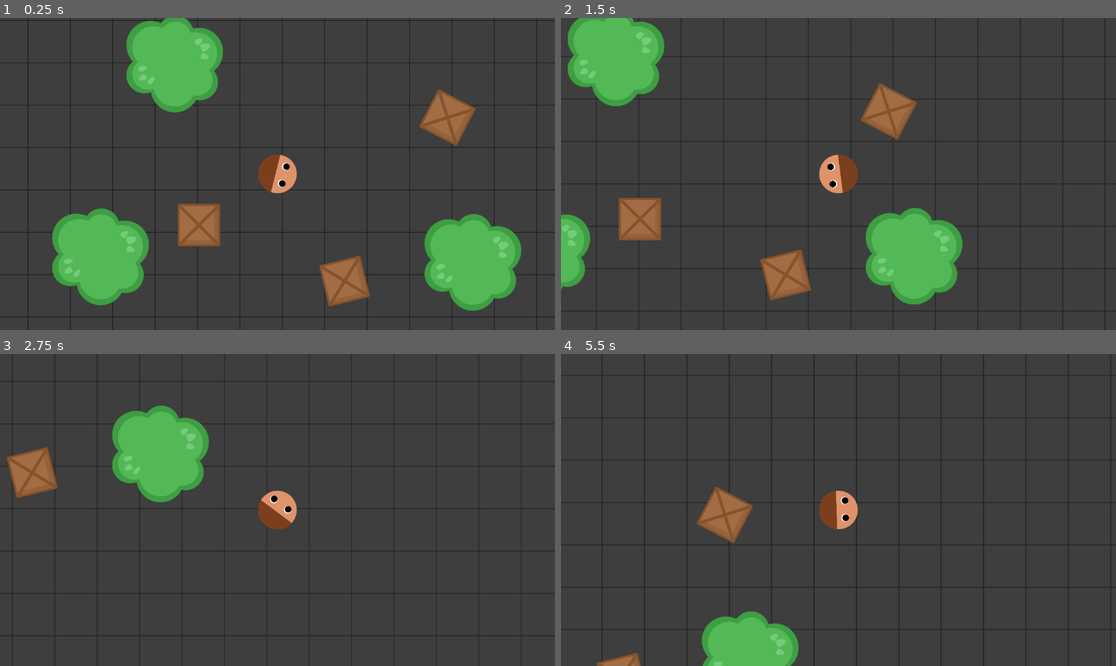
Above: before the commit, frames 1-4 (two rows, left to right).
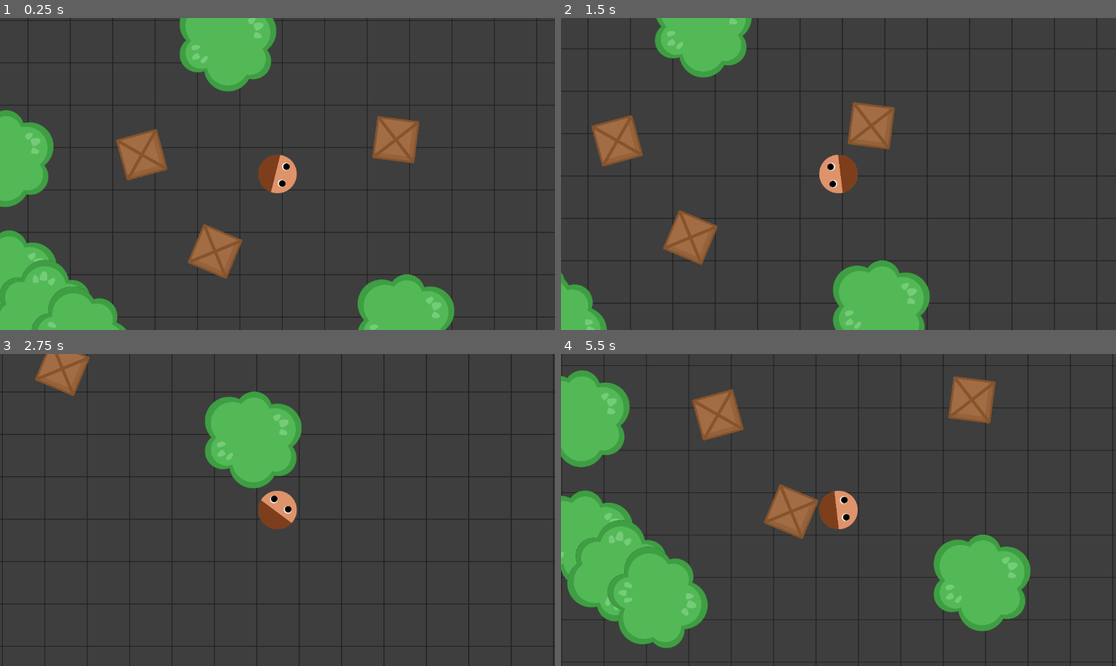
Above: after the commit, the same moments.

Repository: RafalCalinski/NapoliJuve
Game: Godot game, scene res://Scenes/main_world.tscn
The game is run twice, just before and just after one commit, with the same random seed, the same clock (stepped at 60 frames per second) and the same inputs.
Inputs (mouse positions are in pixels of both pictures, inside the frame that each line leads up to):
- Up to frame 1 (0.25 s): no input
- Up to frame 2 (1.5 s): tap Enter at 0.5 s; move the mouse to (960, 158) at 0.52 s; hold D (Right) 0.53-1.28 s; click (960, 158) at 0.6 s; move the mouse to (727, 189) at 1.27 s; hold S (Down) from 1.28 s (still down); click (727, 189) at 1.35 s
- Up to frame 3 (2.75 s): move the mouse to (333, 441) at 2.02 s; release S (Down) at 2.03 s; hold D (Right) from 2.03 s (still down); click (333, 441) at 2.1 s
- Up to frame 4 (5.5 s): move the mouse to (810, 572) at 2.77 s; release D (Right) at 2.78 s; hold W (Up) 2.78-3.53 s; click (810, 572) at 2.85 s; move the mouse to (1005, 556) at 3.52 s; hold A (Left) 3.53-5.03 s; click (1005, 556) at 3.6 s; move the mouse to (672, 463) at 4.27 s; click (672, 463) at 4.35 s; move the mouse to (866, 510) at 5.02 s; hold S (Down) from 5.03 s (still down); click (866, 510) at 5.1 s

The runs differ from the first frame. In frame 1, 29% of the frame differs, in the area x 0-94%, y 0-100%; in frame 2, 22%; in frame 3, 13%; in frame 4, 25%.

Commit message:
Kolizje do tekstur

Diff:
--- /dev/null
+++ b/Objects/crate.tscn
@@ -0,0 +1,15 @@
+[gd_scene load_steps=3 format=3 uid="uid://crhoxmmfii5dr"]
+
+[ext_resource type="Texture2D" uid="uid://duvbnb7yype4c" path="res://Art/crate.png" id="1_18chb"]
+
+[sub_resource type="RectangleShape2D" id="RectangleShape2D_3s180"]
+size = Vector2(222, 222)
+
+[node name="Crate" type="RigidBody2D"]
+gravity_scale = 0.0
+
+[node name="Sprite2D" type="Sprite2D" parent="."]
+texture = ExtResource("1_18chb")
+
+[node name="CollisionShape2D" type="CollisionShape2D" parent="."]
+shape = SubResource("RectangleShape2D_3s180")
--- a/Objects/player_movement.gd
+++ b/Objects/player_movement.gd
@@ -3,8 +3,8 @@
 
 
 const max_speed = 1000
-const acceleration = 1500
-const friction = 1000
+const acceleration = 3000
+const friction = 3000
 
 var input = Vector2.ZERO
 
--- /dev/null
+++ b/Objects/tree.tscn
@@ -0,0 +1,16 @@
+[gd_scene load_steps=3 format=3 uid="uid://b8i5vx472luui"]
+
+[ext_resource type="Texture2D" uid="uid://co8rq0k2r38xj" path="res://Art/tree.png" id="1_dadye"]
+
+[sub_resource type="CircleShape2D" id="CircleShape2D_q6yoo"]
+radius = 88.1419
+
+[node name="Tree" type="RigidBody2D"]
+gravity_scale = 0.0
+
+[node name="Sprite2D" type="Sprite2D" parent="."]
+texture = ExtResource("1_dadye")
+
+[node name="CollisionShape2D" type="CollisionShape2D" parent="."]
+z_index = 2
+shape = SubResource("CircleShape2D_q6yoo")
--- a/Scenes/main_world.tscn
+++ b/Scenes/main_world.tscn
@@ -1,26 +1,14 @@
 [gd_scene load_steps=5 format=3 uid="uid://8hldikdcwbb0"]
 
 [ext_resource type="PackedScene" uid="uid://w1d30fdudlw2" path="res://Objects/test.tscn" id="1_h52tb"]
-[ext_resource type="Texture2D" uid="uid://co8rq0k2r38xj" path="res://Art/tree.png" id="3_nrgiu"]
+[ext_resource type="PackedScene" uid="uid://crhoxmmfii5dr" path="res://Objects/crate.tscn" id="3_xnuaj"]
 [ext_resource type="Texture2D" uid="uid://yab5n4tyk0la" path="res://Art/grid.png" id="4_tgyam"]
-[ext_resource type="Texture2D" uid="uid://duvbnb7yype4c" path="res://Art/crate.png" id="5_lhch0"]
+[ext_resource type="PackedScene" uid="uid://b8i5vx472luui" path="res://Objects/tree.tscn" id="5_nn2i1"]
 
 [node name="MainWorld" type="Node2D"]
 
 [node name="RigidBody2D" parent="." instance=ExtResource("1_h52tb")]
 position = Vector2(224, 401)
-
-[node name="Tree" type="Sprite2D" parent="."]
-position = Vector2(-694, 831)
-texture = ExtResource("3_nrgiu")
-
-[node name="Tree2" type="Sprite2D" parent="."]
-position = Vector2(-309, -170)
-texture = ExtResource("3_nrgiu")
-
-[node name="Tree3" type="Sprite2D" parent="."]
-position = Vector2(1238, 860)
-texture = ExtResource("3_nrgiu")
 
 [node name="TextureRect" type="TextureRect" parent="."]
 z_index = -2
@@ -31,16 +19,36 @@
 texture = ExtResource("4_tgyam")
 stretch_mode = 1
 
-[node name="Crate" type="Sprite2D" parent="."]
-position = Vector2(-184, 667)
-texture = ExtResource("5_lhch0")
+[node name="Crate" parent="." instance=ExtResource("3_xnuaj")]
+position = Vector2(838, 223)
+rotation = 0.127409
+lock_rotation = true
+freeze = true
 
-[node name="Crate2" type="Sprite2D" parent="."]
-position = Vector2(1106, 108)
-rotation = 0.47822
-texture = ExtResource("5_lhch0")
+[node name="Crate2" parent="." instance=ExtResource("3_xnuaj")]
+position = Vector2(-100, 803)
+rotation = 0.39618
 
-[node name="Crate3" type="Sprite2D" parent="."]
-position = Vector2(572, 957)
-rotation = -0.23911
-texture = ExtResource("5_lhch0")
+[node name="Crate3" parent="." instance=ExtResource("3_xnuaj")]
+position = Vector2(-480, 301)
+rotation = -0.265485
+
+[node name="Tree2" parent="." instance=ExtResource("5_nn2i1")]
+position = Vector2(-1189, 321)
+
+[node name="Tree" parent="." instance=ExtResource("5_nn2i1")]
+position = Vector2(-1173, 945)
+
+[node name="Tree3" parent="." instance=ExtResource("5_nn2i1")]
+position = Vector2(-989, 1113)
+rotation = -1.06278
+
+[node name="Tree4" parent="." instance=ExtResource("5_nn2i1")]
+position = Vector2(-797, 1265)
+rotation = 0.628649
+
+[node name="Tree5" parent="." instance=ExtResource("5_nn2i1")]
+position = Vector2(-33, -279)
+
+[node name="Tree6" parent="." instance=ExtResource("5_nn2i1")]
+position = Vector2(891, 1173)
